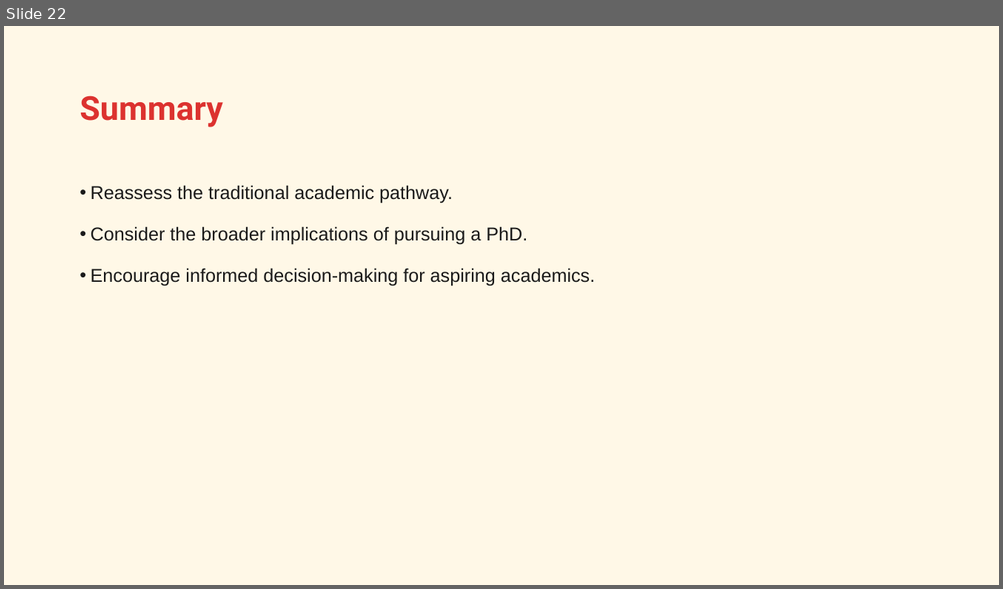
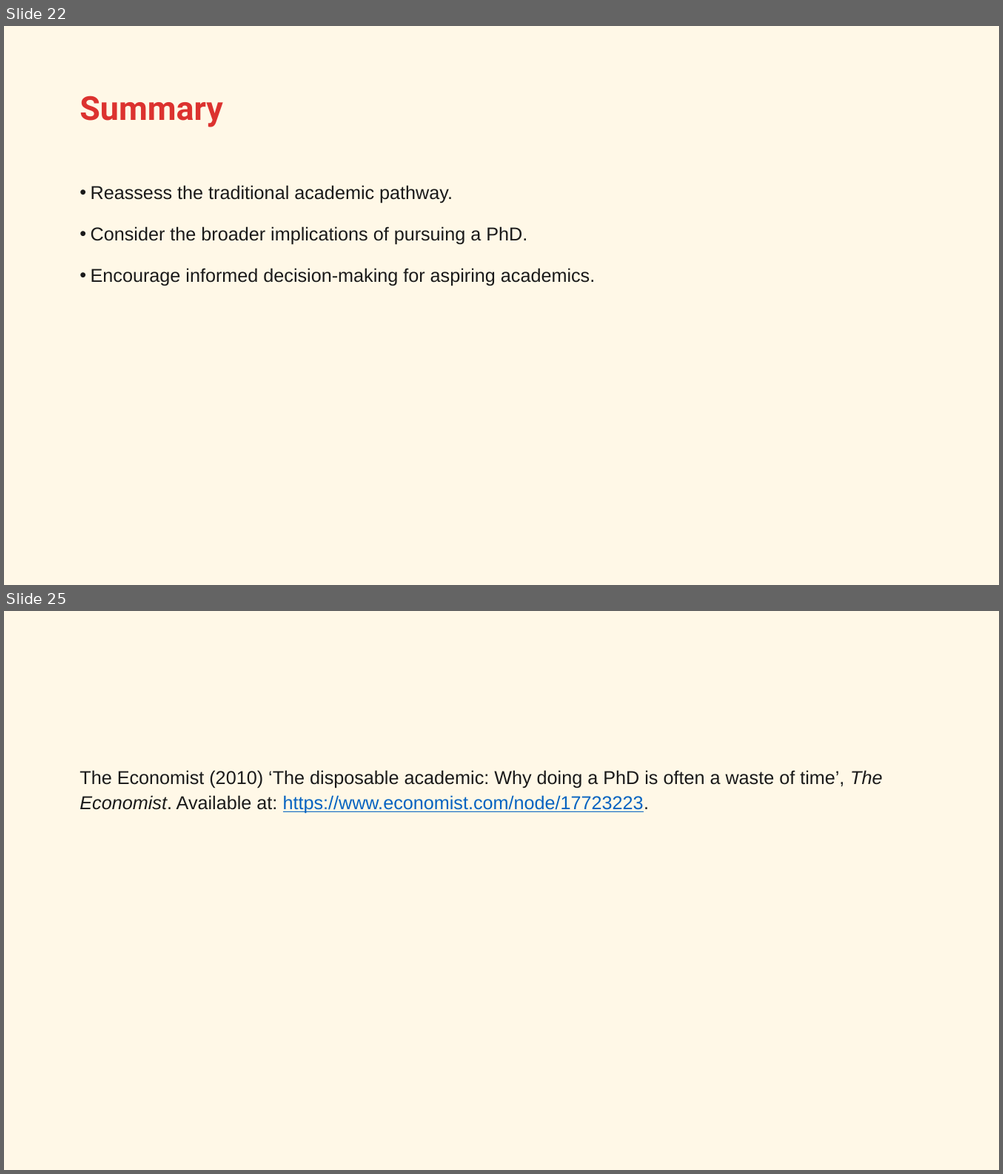
Before and after one commit to bsamadi/quarto-phd-slides, a slide deck: presentation-01.pptx. Shown one above the other, each under a label of ours: slide 22 before the commit, slides 22 and 25 after it; the slides between them are not shown. The pictures are 1003x589 and 1003x1174 pixels, drawn with LibreOffice and Linux fonts; fonts in the diff are those of the drawing. Boxes give left, top, right and bottom in pixels: in the first picture for what was removed or moved away, otherwise in the second. Text is boxed around its words. In the diff, an @@ line names an element or a change of style, - is before the commit and + after.

```diff
--- a/presentation-01.pptx
+++ b/presentation-01.pptx
@@ slide 25 added at [4, 611, 999, 1170], background #FFF8E7 @@
@@ text added at [79, 770, 882, 814], 18 pt, text #1A1A1A @@
+The Economist (2010) ‘The disposable academic: Why doing a PhD is often a waste of time’, The Economist. Available at: https://www.economist.com/node/17723223.
```
Also in this commit, not shown: 6 slides changed, 1 other slide added, 4 other files.
